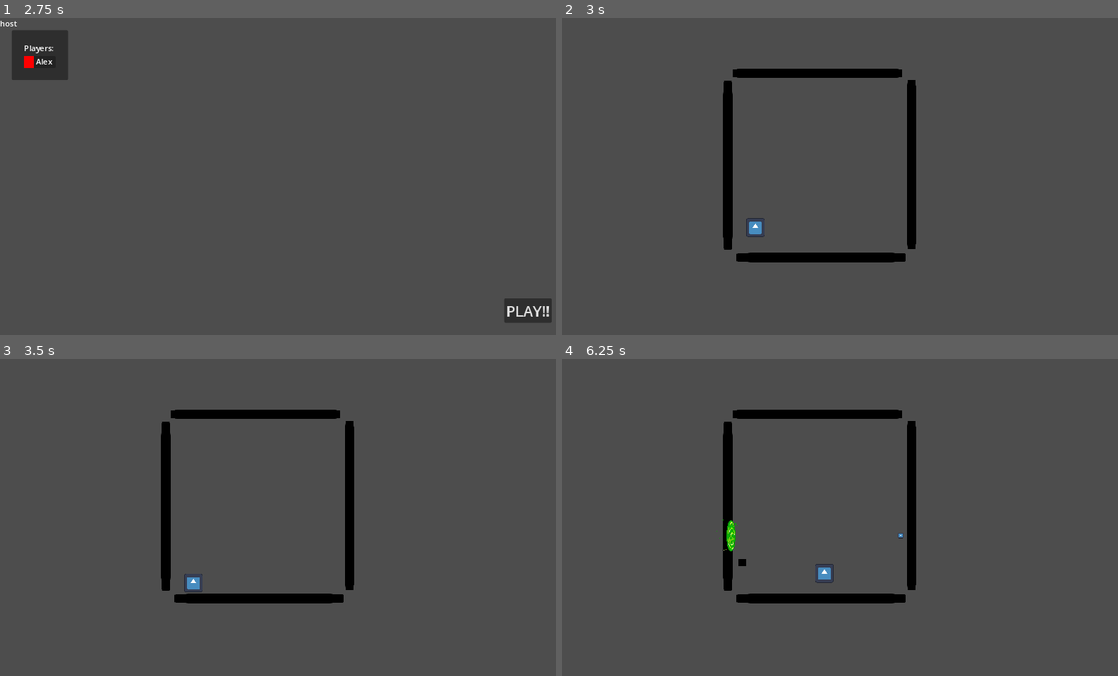
Above: before the commit, frames 1-4 (two rows, left to right).
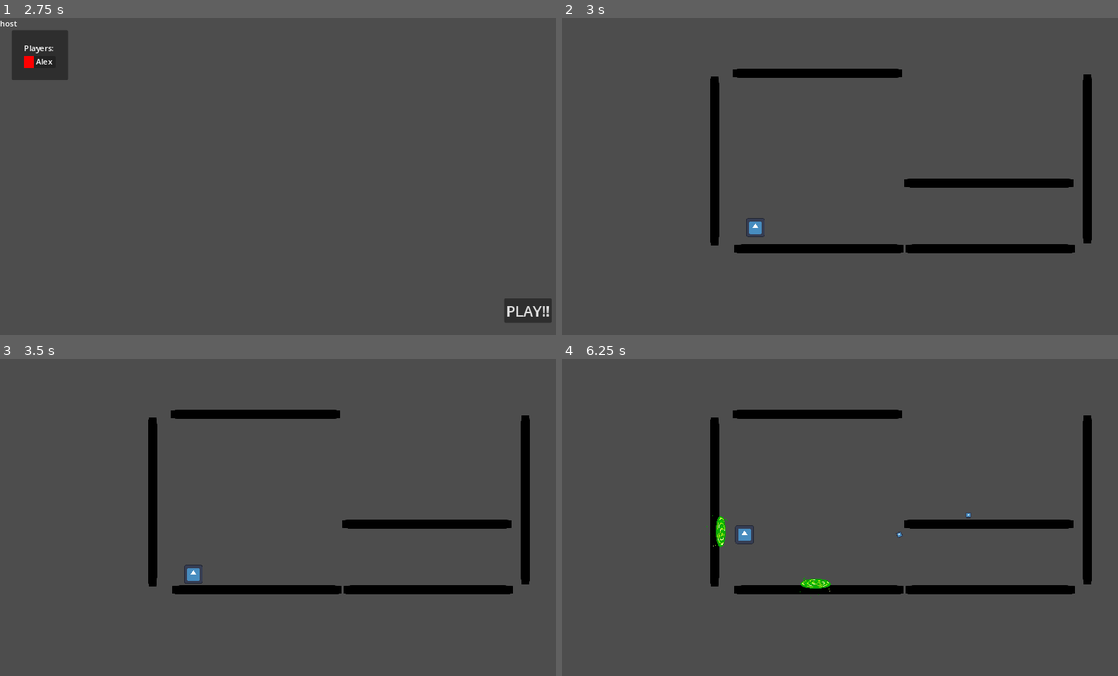
Above: after the commit, the same moments.

Repository: letoro99/CC5409-Taller-Multi
Game: Godot game, scene res://scenes/mainScreen.tscn
The game is run twice, just before and just after one commit, with the same random seed, the same clock (stepped at 60 frames per second) and the same inputs. The engine's default icon, where the game draws it, is replaced by a stand-in: a white triangle on a blue panel in a dark square.
Inputs (mouse positions are in pixels of both pictures, inside the frame that each line leads up to):
- Up to frame 1 (2.75 s): click "PLAY" at 0.5 s; click (283, 157) at 1.27 s; type "Alex" at 1.35 s; click "HOST" at 2 s
- Up to frame 2 (3 s): click "PLAY!!" at 2.75 s
- Up to frame 3 (3.5 s): no input
- Up to frame 4 (6.25 s): move the mouse to (967, 501) at 3.52 s; hold D (move_right) 3.53-5.03 s; right-click (967, 501) at 3.6 s; tap W (jump) at 3.77, 4.52, 6.02 s; move the mouse to (728, 533) at 4.27 s; click (728, 533) at 4.35 s; move the mouse to (901, 447) at 5.02 s; hold A (move_left) 5.03-5.78 s; right-click (901, 447) at 5.1 s; move the mouse to (817, 580) at 5.77 s; hold D (move_right) from 5.78 s (still down); click (817, 580) at 5.85 s

Frame 1 is identical in both runs. In frame 2, 6.8% of the frame differs, in the area x 26-96%, y 17-78%; in frame 3, 7.0%; in frame 4, 7.3%.
Error in both runs: Cannot call method 'get_unique_id' on a null value. (res://scenes/menus/lobbyScreen.gd:110)

Commit message:
edit test scene and fix rcp warning in portal_bullet.gd

Diff:
--- a/scenes/game/main.tscn
+++ b/scenes/game/main.tscn
@@ -15,18 +15,26 @@
 normal_floor = Vector2(0, 1)
 
 [node name="Muro2" parent="." instance=ExtResource("3_emfaq")]
-position = Vector2(1212, 1143)
+position = Vector2(1122, 1111)
 rotation = 1.5708
 normal_floor = Vector2(1, 0)
 
 [node name="Muro3" parent="." instance=ExtResource("3_emfaq")]
-position = Vector2(1848, 1770)
+position = Vector2(1832, 1711)
 normal_floor = Vector2(0, -1)
 
 [node name="Muro4" parent="." instance=ExtResource("3_emfaq")]
-position = Vector2(2462, 1137)
+position = Vector2(3658, 1099)
 rotation = 1.5708
 normal_floor = Vector2(-1, 0)
+
+[node name="Muro5" parent="." instance=ExtResource("3_emfaq")]
+position = Vector2(2996, 1711)
+normal_floor = Vector2(0, -1)
+
+[node name="Muro6" parent="." instance=ExtResource("3_emfaq")]
+position = Vector2(2988, 1263)
+normal_floor = Vector2(0, 1)
 
 [node name="Pbullets" type="Node2D" parent="."]
 
--- a/scenes/game/portals/portal_bullet.gd
+++ b/scenes/game/portals/portal_bullet.gd
@@ -32,8 +32,8 @@
 
 # Called every frame. 'delta' is the elapsed time since the previous frame.
 func _process(_delta: float) -> void:
+	global_position += direction * speed
 	if is_multiplayer_authority():
-		global_position += direction * speed
 		rpc("send_position", global_position)
 
 @rpc("unreliable_ordered")
